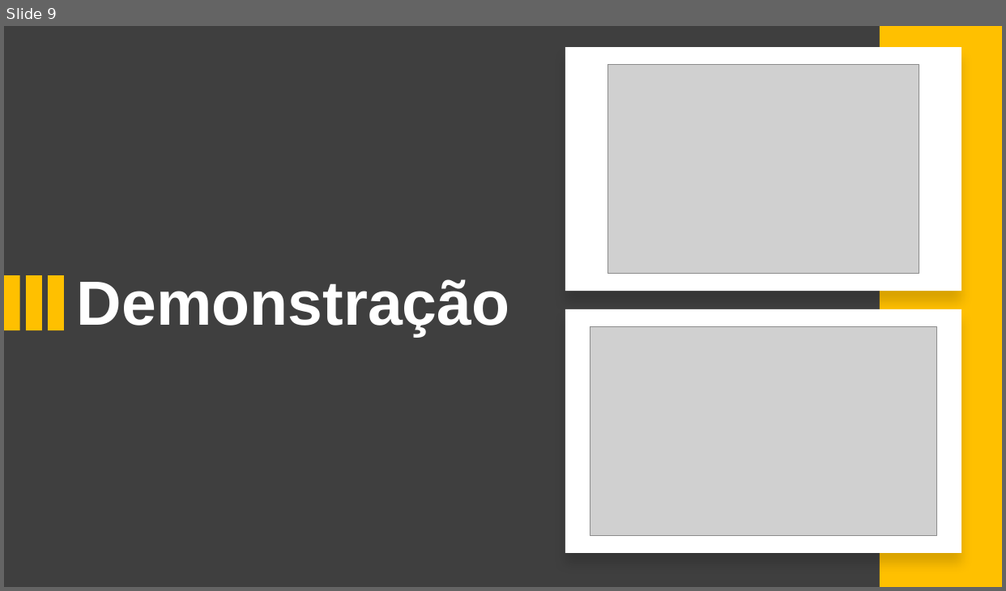
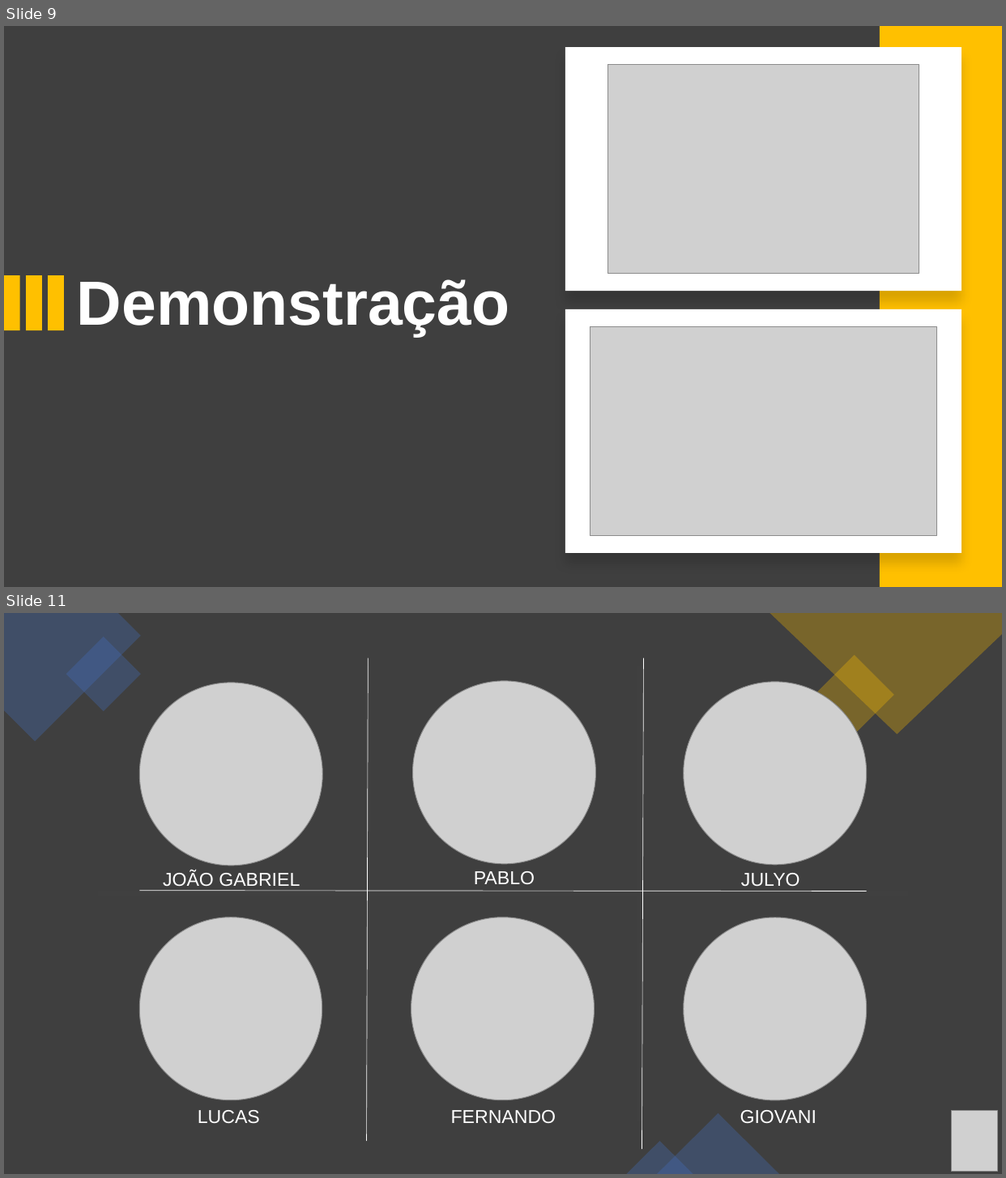
Before and after one commit to TCC-Disk-Pizza-Nostra-Casa/Conteudo_TCC, a slide deck: Planejamento/TCC - Desenvolvimento de Sistemas - Pizzaria.pptx. Shown one above the other, each under a label of ours: slide 9 before the commit, slides 9 and 11 after it; the slides between them are not shown. The pictures are 1006x591 and 1006x1178 pixels, drawn with LibreOffice and Linux fonts; fonts in the diff are those of the drawing; grey boxes stand for pictures. Boxes give left, top, right and bottom in pixels: in the first picture for what was removed or moved away, otherwise in the second. Text is boxed around its words. In the diff, an @@ line names an element or a change of style, - is before the commit and + after.

```diff
--- a/Planejamento/TCC - Desenvolvimento de Sistemas - Pizzaria.pptx
+++ b/Planejamento/TCC - Desenvolvimento de Sistemas - Pizzaria.pptx
@@ slide 11 added at [4, 613, 1002, 1174], background #3F3F3F @@
@@ rectangle added at [4, 613, 1002, 1174], fill #3F3F3F, outline #1E3256 1 pt @@
@@ freeform shape added at [4, 613, 141, 742], fill #4472C4 at 30% opacity @@
@@ rectangle added at [66, 636, 142, 712], fill #4472C4 at 30% opacity @@
@@ freeform shape added at [769, 613, 1002, 735], fill #FFC000 at 30% opacity @@
@@ line added from (368, 658) to (366, 1142), #FFFFFF 0.5 pt @@
@@ line added from (643, 658) to (641, 1150), #FFFFFF 0.5 pt @@
@@ rectangle added at [814, 655, 893, 735], fill #FFC000 at 30% opacity @@
@@ picture added at [139, 683, 323, 866] @@
@@ rectangle added at [365, 666, 370, 1122], fill #404040 @@
@@ picture added at [413, 681, 596, 865] @@
@@ rectangle added at [637, 666, 641, 1122], fill #404040 @@
@@ picture added at [684, 682, 867, 865] @@
@@ text added at [163, 871, 300, 891], 18 pt, text #FFFFFF @@
+JOÃO GABRIEL
@@ text added at [474, 871, 535, 884], 18 pt, text #FFFFFF @@
+PABLO
@@ text added at [741, 873, 800, 886], 18 pt, text #FFFFFF @@
+JULYO
@@ rectangle added at [97, 892, 908, 897], fill #404040 @@
@@ line added from (867, 892) to (139, 891), #FFFFFF 0.5 pt @@
@@ picture added at [139, 918, 322, 1101] @@
@@ picture added at [411, 918, 594, 1101] @@
@@ picture added at [684, 918, 867, 1101] @@
@@ text added at [198, 1110, 260, 1123], 18 pt, text #FFFFFF @@
+LUCAS
@@ text added at [451, 1110, 556, 1123], 18 pt, text #FFFFFF @@
+FERNANDO
@@ triangle added at [657, 1114, 779, 1174], fill #4472C4 at 30% opacity @@
@@ text added at [740, 1110, 816, 1123], 18 pt, text #FFFFFF @@
+GIOVANI
@@ picture added at [952, 1111, 997, 1171] @@
@@ triangle added at [627, 1142, 693, 1174], fill #4472C4 at 30% opacity @@
```
Also in this commit, not shown: 3 slides changed, 1 other slide added, 2 slides removed, 4 other files.
